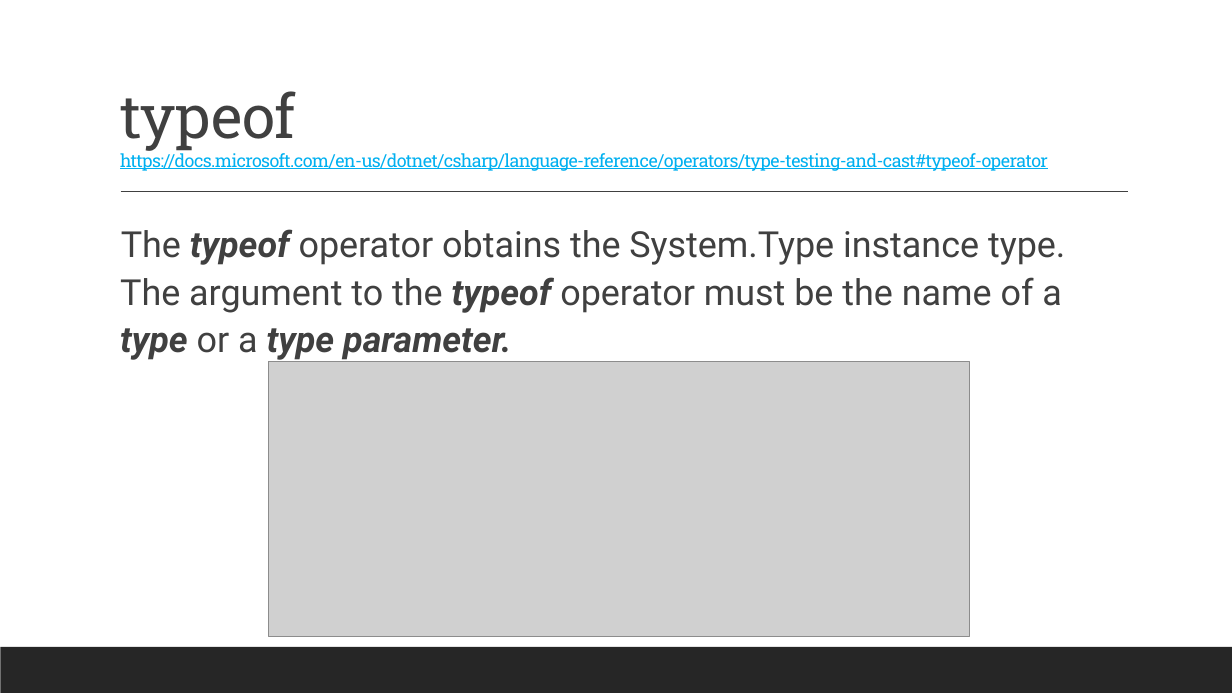
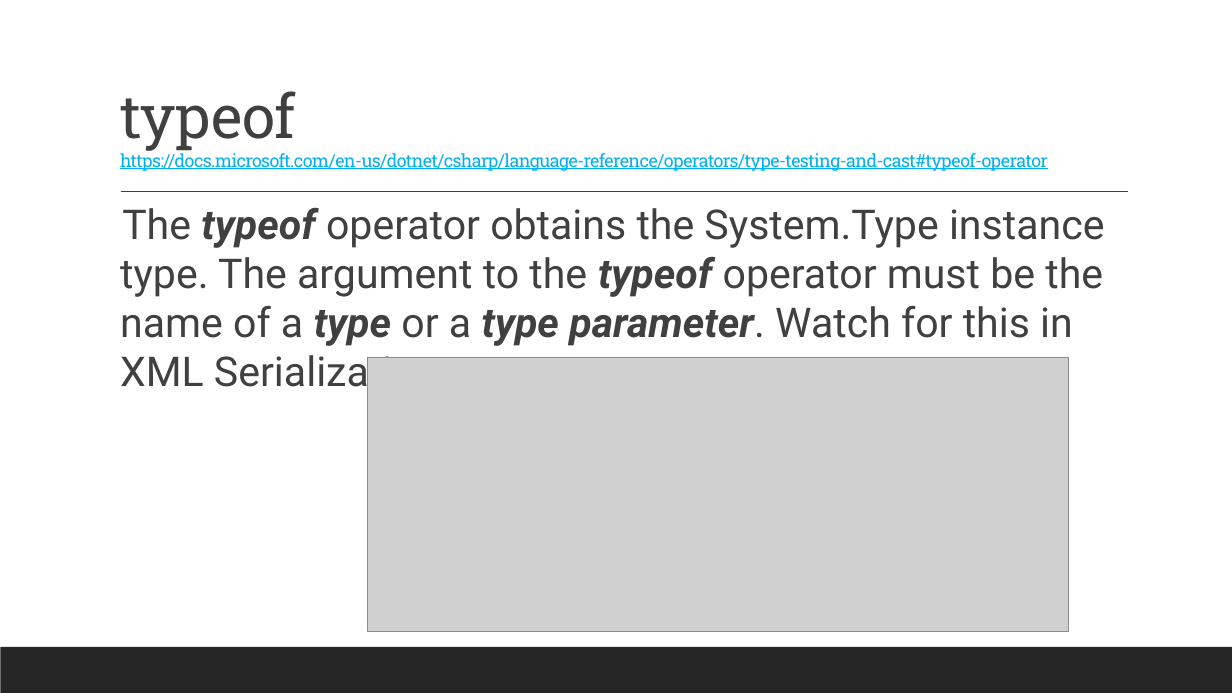
Before and after one commit to 2002-feb24-net/trainer-code, a slide deck: slide 10 of 1-csharp/MarksCodeAndPPTs/DotNetPPTs/D3_.NET_CastingAndTypeConversion.pptx. Drawn at 1232x693 pixels with LibreOffice and Linux fonts; fonts in the diff are those of the drawing; grey boxes stand for pictures. Boxes give left, top, right and bottom in pixels: in the first picture for what was removed or moved away, otherwise in the second. Text is boxed around its words. In the diff, an @@ line names an element or a change of style, - is before the commit and + after.

```diff
--- a/1-csharp/MarksCodeAndPPTs/DotNetPPTs/D3_.NET_CastingAndTypeConversion.pptx
+++ b/1-csharp/MarksCodeAndPPTs/DotNetPPTs/D3_.NET_CastingAndTypeConversion.pptx
@@ text at box(120, 208, 1105, 397): text changed; size 28 to 32 pt @@
-  The typeof operator obtains the System.Type instance type. The argument to the typeof operator must be the name of a type or a type parameter.
+  The typeof operator obtains the System.Type instance type. The argument to the typeof operator must be the name of a type or a type parameter. Watch for this in XML Serialization.
@@ picture: place and size @@
-picture at box(269, 362, 970, 637)
+picture at box(368, 357, 1068, 631)
```
Also in this commit, not shown: 4 other slides changed, 9 other files.
